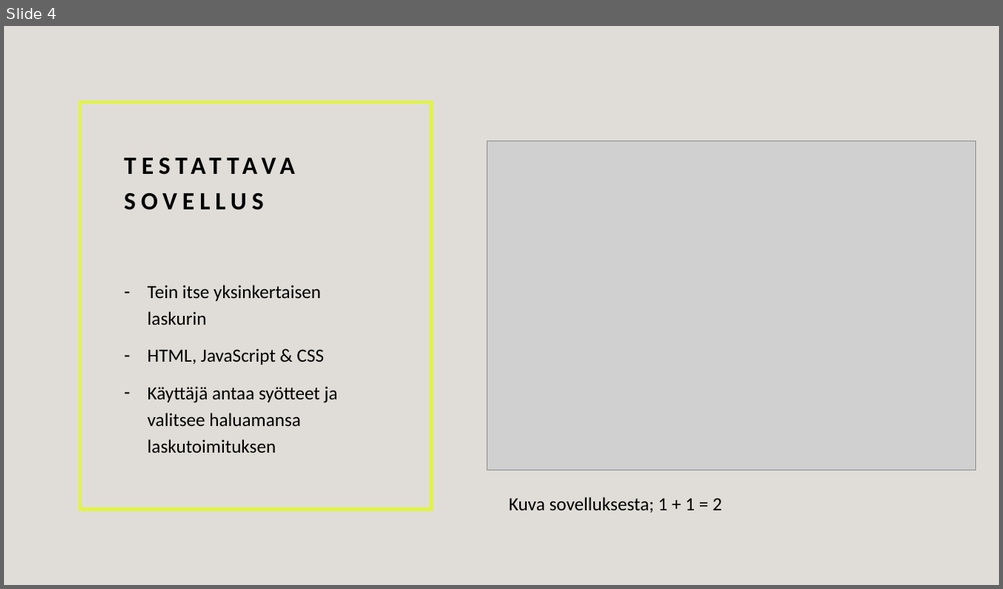
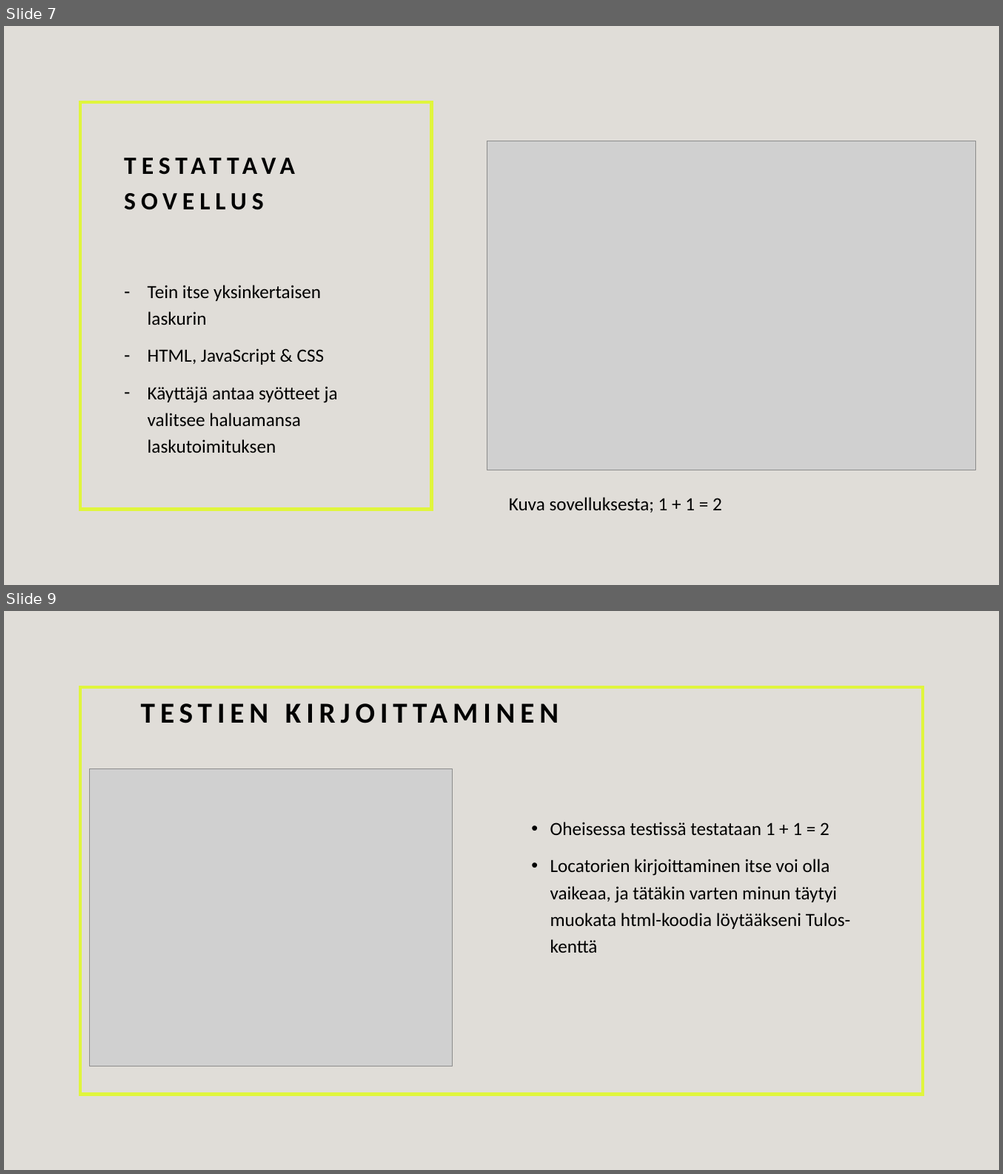
Before and after one commit to TeroAsilainen/ohjelmistotestaus-tyopaja, a slide deck: Playwright.pptx. Shown one above the other, each under a label of ours: slide 4 before the commit, slides 7 and 9 after it; the slides between them are not shown. The pictures are 1003x589 and 1003x1174 pixels, drawn with LibreOffice and Linux fonts; fonts in the diff are those of the drawing; grey boxes stand for pictures. Boxes give left, top, right and bottom in pixels: in the first picture for what was removed or moved away, otherwise in the second. Text is boxed around its words. In the diff, an @@ line names an element or a change of style, - is before the commit and + after.

```diff
--- a/Playwright.pptx
+++ b/Playwright.pptx
@@ slide 9 added at box(4, 611, 999, 1170), background #E0DDD8 @@
@@ rectangle added at box(80, 687, 922, 1094), outline #E0F53D 3 pt @@
@@ picture added at box(90, 769, 452, 1067) @@
@@ text added at box(550, 822, 851, 953), 18 pt, text #000000 @@
+• Oheisessa testissä testataan 1 + 1 = 2
+• Locatorien kirjoittaminen itse voi olla vaikeaa, ja tätäkin varten minun täytyi muokata html-koodia löytääkseni Tulos-kenttä
@@ title added at box(634, 859, 740, 876), 28 pt, text #000000, bold @@
+TESTIEN KIRJOITTAMINEN
@@ what was slide 4 is now slide 7 @@
```
Also in this commit, not shown: 1 slide changed, 6 other slides added, 8 other files.
